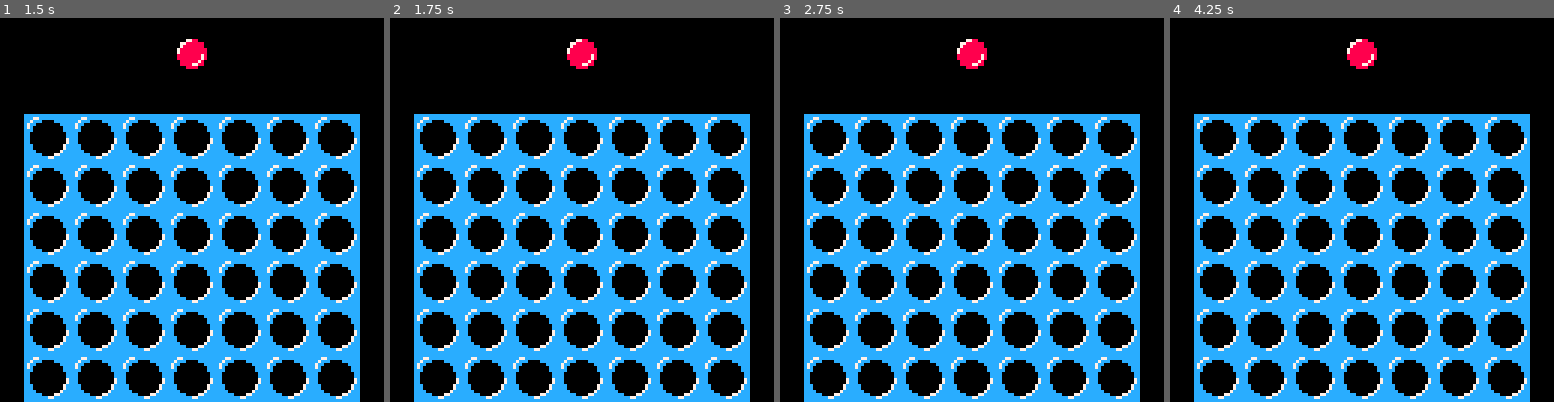
Above: before the commit, frames 1-4 (left to right).
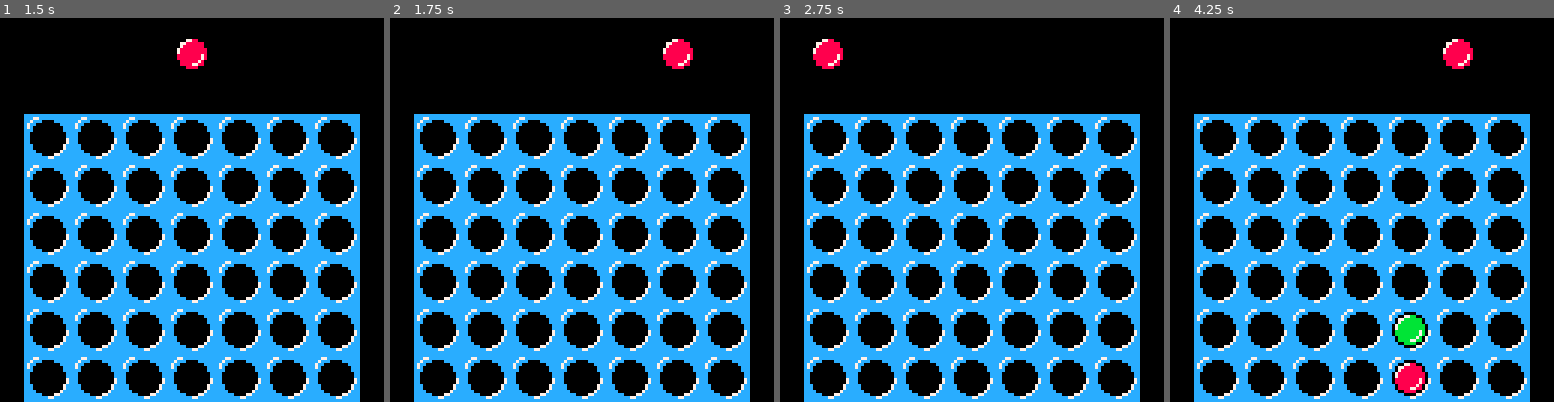
Above: after the commit, the same moments.

Repository: Mister-Oatbread/pico8-connect4
Game: PICO-8 cartridge connect4.p8
The game is run twice, just before and just after one commit, with the same random seed, the same clock (stepped at 60 frames per second) and the same inputs.
Inputs:
- Up to frame 1 (1.5 s): tap X (X key) at 0.33, 1.07 s; tap O (Z key) at 0.7 s
- Up to frame 2 (1.75 s): hold Right from 1.6 s (still down); tap O (Z key) at 1.7 s
- Up to frame 3 (2.75 s): tap X (X key) at 1.85 s; release Right at 2.1 s; tap O (Z key) at 2.1, 2.5 s; hold Up 2.15-2.42 s; hold Right from 2.47 s (still down)
- Up to frame 4 (4.25 s): tap O (Z key) every 0.4 s from 2.9 to 4.1 s; tap X (X key) at 2.97, 4.08 s; release Right at 3.03 s; hold Left 3.08-3.58 s; hold Down 3.63-3.97 s; hold Right from 4.02 s (still down)

Frame 1 is identical in both runs. In frame 2, 1.0% of the frame differs, in the area x 46-79%, y 5-14%; in frame 3, 1.0%; in frame 4, 2.0%, in the area x 46-79%, y 5-98%.

Commit message:
fixed chip placement with inputs and tokens overlapping

Diff:
--- a/main.lua
+++ b/main.lua
@@ -7,8 +7,8 @@
 
     x_zero_pos = 128;
     y_zero_pos = 128;
-    x_zero_pos = 0;
-    y_zero_pos = 0;
+
+    debugging_mode = false;
 
     -- initialize empty field
     for col = 1,columns do
@@ -23,11 +23,9 @@
     -- everything related to delaying the inputs for a smooth experience
     input = {
         frames_passed = 0,
-        detected = false,
         input = "idle",
-        delay_frames = 6,
+        delay_frames = 2,
     }
-
 
     -- initialize players
     player_1 = {
@@ -50,21 +48,31 @@
 
     -- the active token only serves to draw the current active token.
     -- the actual position is saved in the player's cursor pos
-    x_coord, y_coord = calculate_coords_from_field(1,0);
+    local x_coord, y_coord = calculate_coords_from_field(1,0);
     active_token = {
         x_pos = x_coord,
         y_pos = y_coord,
         sprite = player_1.token_sprite,
     };
 
+    winning_tokens = {  x_1 = 0,
+                        y_1 = 0,
+                        x_2 = 0,
+                        y_2 = 0,
+                        x_3 = 0,
+                        y_3 = 0,
+                        x_4 = 0,
+                        y_4 = 0,
+    };
+
     -- redefine button press refresh rate
     poke(0x5f5c, 255);
 
-    _set_fps(15);
-end
-
-function _update()
-    user_input = get_user_input();
+    _set_fps(60);
+end
+
+function _update60()
+    local user_input = get_user_input();
     if (user_input == "place") then
         if (player_1_to_move) then
             chosen_slot = player_1.cursor_pos;
@@ -76,6 +84,8 @@
             send_token_down(chosen_slot);
         end
 
+        check_for_winner();
+
         player_1_to_move = not(player_1_to_move);
     else
         update_active_chip(user_input);
@@ -84,7 +94,7 @@
 
 function _draw()
     -- shift to debugger
-    if (btn(2)) then
+    if (debugging_mode) then
         x_zero_pos = 0;
         y_zero_pos = 0;
     else
@@ -103,9 +113,11 @@
 -- this function checks the entire grid for tokens that have already
 -- been placed and paints them accordingly
 function paint_placed_chips()
+    local sprite;
+
     for col = 1,columns do
         for row = 1,rows do
-            board_id = board[col][row];
+            local board_id = board[col][row];
             if (board_id == player_1.board_id) then
                 sprite = player_1.token_sprite;
             elseif (board_id == player_2.board_id) then
@@ -113,7 +125,7 @@
             end
 
             if not (board_id == 0) then
-                x_pos, y_pos = calculate_coords_from_field(col, row);
+                local x_pos, y_pos = calculate_coords_from_field(col, row);
                 spr(sprite, x_pos, y_pos, 2, 2);
             end
         end
@@ -122,6 +134,7 @@
 
 -- determines where the cursor is currently located
 function update_active_chip(user_input)
+    local player;
 
     if (player_1_to_move) then
         player = player_1;
@@ -130,9 +143,9 @@
     end
 
     if (user_input == "right") then
-        player.cursor_pos += 1;
+        player.cursor_pos = player.cursor_pos + 1;
     elseif (user_input == "left") then
-        player.cursor_pos -= 1;
+        player.cursor_pos = player.cursor_pos - 1;
     end
 
     if (player.cursor_pos <= 0) then
@@ -142,7 +155,7 @@
     end
 
     -- write active token state to cursor
-    x_pos, y_pos = calculate_coords_from_field(player.cursor_pos,0);
+    local x_pos, y_pos = calculate_coords_from_field(player.cursor_pos,0);
     active_token.x_pos = x_pos;
     active_token.y_pos = y_pos;
     active_token.sprite = player.token_sprite;
@@ -150,8 +163,8 @@
 
 -- takes in board position and calculates pixel position for sprite
 function calculate_coords_from_field(column, row)
-    x_coord = 16*column + x_zero_pos - 8;
-    y_coord = 16*row + y_zero_pos + 16;
+    local x_coord = 16*column + x_zero_pos - 8;
+    local y_coord = 16*row + y_zero_pos + 16;
 
     if (row == 0) then
         y_coord = y_zero_pos + 4;
@@ -162,6 +175,8 @@
 
 -- this function returns 1 or 2, if one of these players won, and 0 otherwise
 function check_for_winner()
+    local winner_found;
+
     -- check columns
     for col=1,7,1 do
         for row=1,3,1 do
@@ -170,6 +185,7 @@
             end
         end
     end
+
     -- check rows
     for col=1,4,1 do
         for row=1,7,1 do
@@ -178,6 +194,7 @@
             end
         end
     end
+
     -- check diagonals \
     for col=1,4,1 do
         for row=1,3,1 do
@@ -186,6 +203,7 @@
             end
         end
     end
+
     -- check diagonals /
     for col=4,7,1 do
         for row=1,3,1 do
@@ -207,7 +225,7 @@
 
 -- this function takes in for column row pairs and checks if their entries machtch up
 function are_equal(col1,row1,col2,row2,col3,row3,col4,row4)
-    first_entry = board[col1][row1];
+    local first_entry = board[col1][row1];
     if (not(board[col2][row2] == first_entry)) then
         return false;
     end
@@ -223,11 +241,17 @@
 -- this function takes in a column and returns the first free entry
 -- be careful, since this does not take into account columns that are already full
 function send_token_down(column)
-    row = 1;
+    local row = 0;
+    local current_slot, player;
     repeat
+        row = row + 1;
         current_slot = board[column][row];
-        row+=1;
-    until (not(current_slot == 0) or (row >= 6));
+        print(current_slot);
+    until (not(current_slot == 0) or (row >= 7));
+
+    -- correct one down again, because row is currently set to the first
+    -- encounter with chip
+    row = row - 1;
 
     if (player_1_to_move) then
         player = player_1;
@@ -252,30 +276,40 @@
 -- after one action has been performed, all buttons have to be released in order
 -- to input the next action
 function get_user_input()
+    local player;
+
     if (player_1_to_move) then
         player = player_1;
+        player.left_button_pressed = btn(0);
+        player.right_button_pressed = btn(1);
+        player.place_button_pressed = btn(3);
     else
         player = player_2;
+        player.left_button_pressed = btn(5);
+        player.right_button_pressed = btn(4);
+        player.place_button_pressed = btn(5) and btn(4);
     end
 
     -- if an input has been detected, increment the counter until the input shoots, else do nothing
     if (player.left_button_pressed or player.right_button_pressed or player.place_button_pressed) then
-        input_delay.input_detected = true;
         if (player.place_button_pressed) then
             input.input = "place";
         elseif (player.left_button_pressed) then
             input.input = "left";
+        elseif (player.right_button_pressed) then
+            input.input = "right";
         else
-            input.input = "right";
+            input.input = "idle";
         end
 
         if (input.frames_passed > input.delay_frames) then
+            input.frames_passed = 0;
             return input.input;
         end
-        input.frames_passed += 1;
-
-    else
-        input.detected = false;
+
+        input.frames_passed = input.frames_passed + 1;
+
+    else
         input.frames_passed = 0;
         input.input = "idle";
     end
